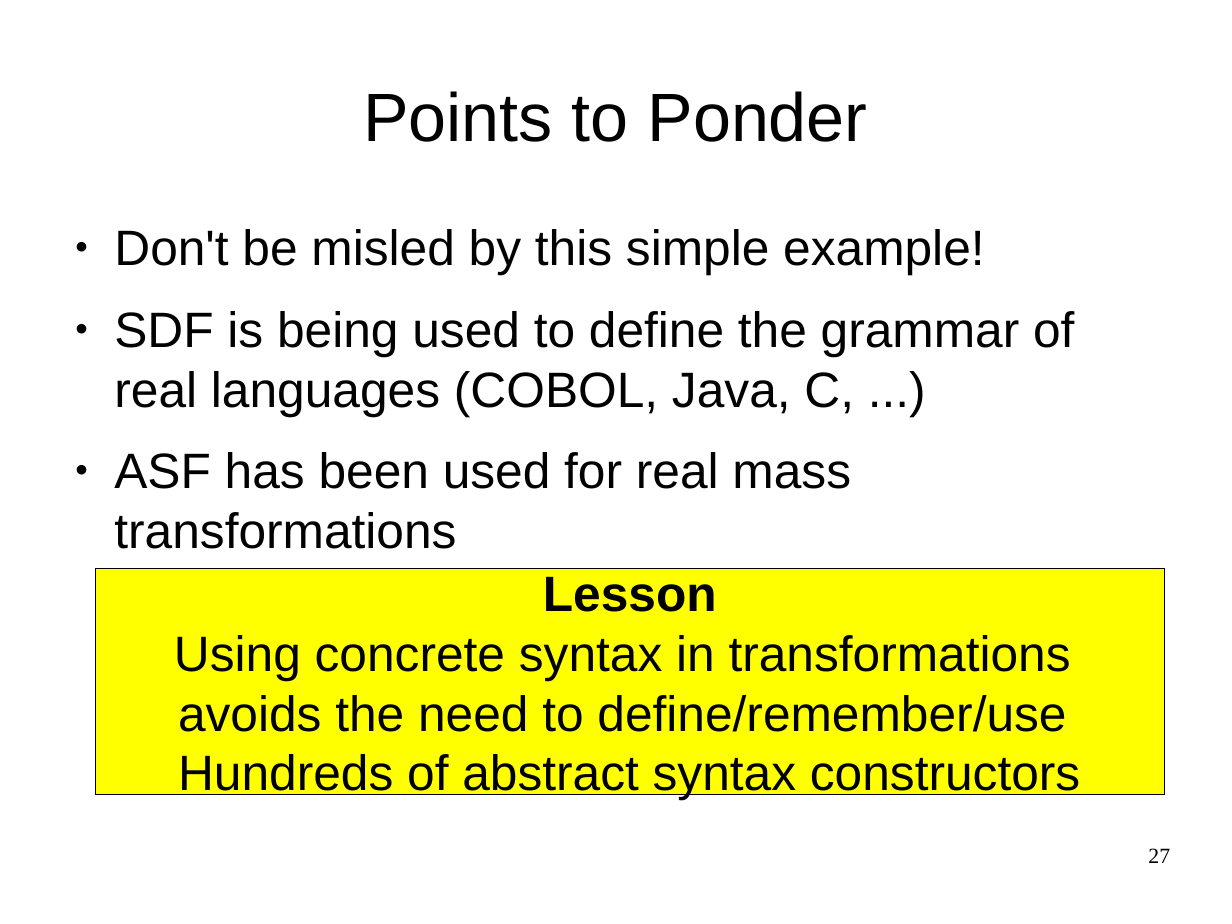
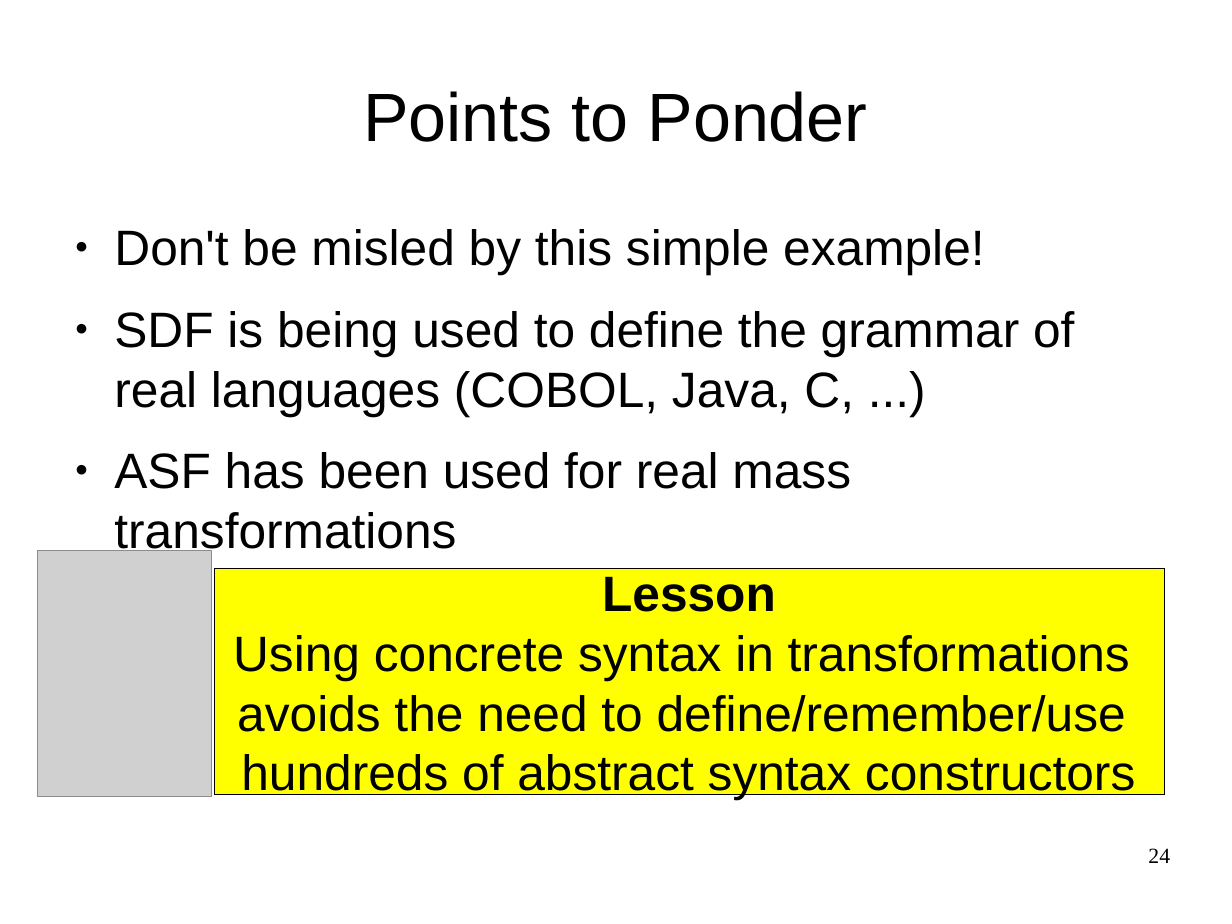
Before and after one commit to cwi-swat/meta-environment, a slide deck: slide 24 of meta-doc/analysis/rascal-slides/rascal-slides.odp (slide 27 before the commit). Drawn at 1232x924 pixels with LibreOffice and Linux fonts; fonts in the diff are those of the drawing; grey boxes stand for pictures; background and template pictures are left out. Boxes give left, top, right and bottom in pixels: in the first picture for what was removed or moved away, otherwise in the second. Text is boxed around its words. In the diff, an @@ line names an element or a change of style, - is before the commit and + after.

```diff
--- a/meta-doc/analysis/rascal-slides/rascal-slides.odp
+++ b/meta-doc/analysis/rascal-slides/rascal-slides.odp
@@ picture added at (38,551,212,797) @@
@@ rectangle "Lesson": place and size @@
-rectangle "Lesson" at (96,569,1165,795)
+rectangle "Lesson" at (215,569,1165,795)
@@ text in rectangle at (241,754,1135,800): text changed @@
-Hundreds of abstract syntax constructors
+hundreds of abstract syntax constructors
@@ page number at (1148,848,1170,863): text changed @@
-27
+24
```
Also in this commit, not shown: 16 other slides changed, 5 slides added, 5 slides removed, 1 other file.
